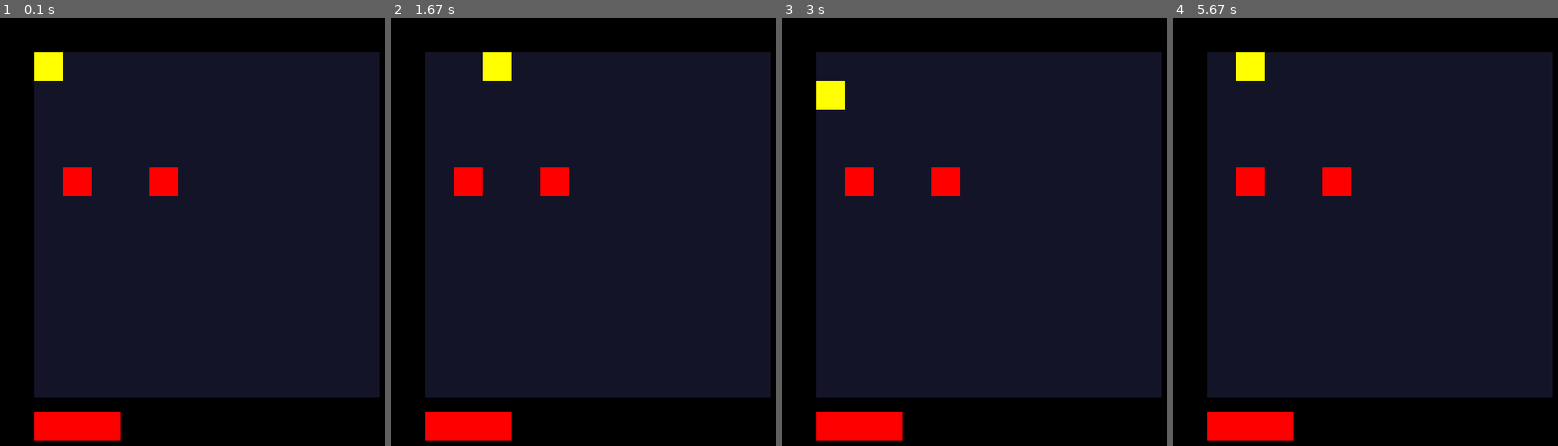
Above: before the commit, frames 1-4 (left to right).
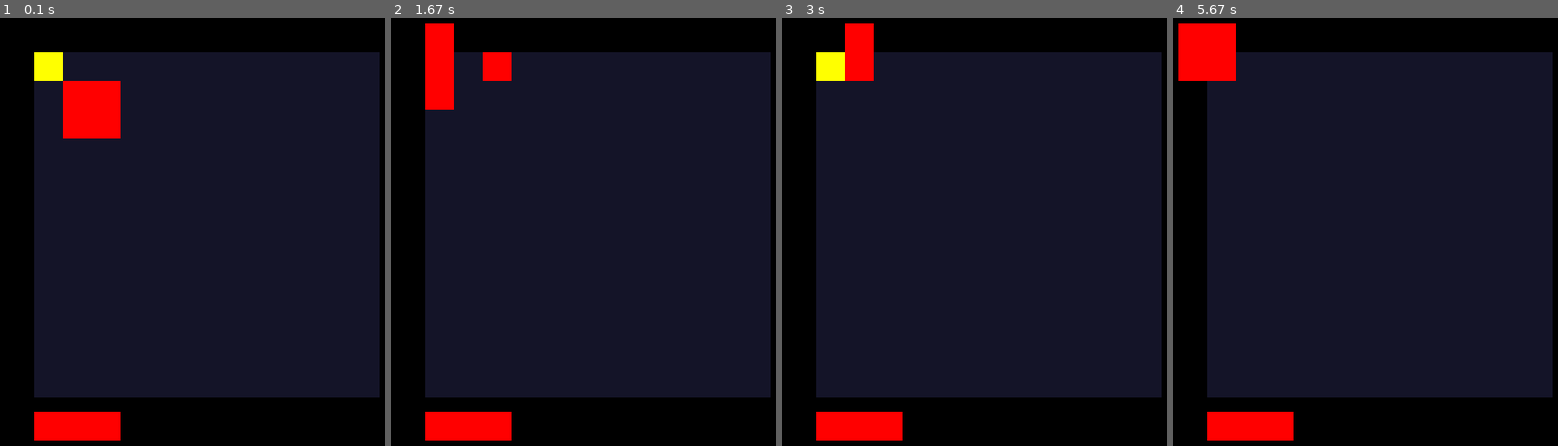
Above: after the commit, the same moments.

Repository: windingtheropes/dungeon-game
Game: pygame game, started from game.py
Two runs of this game, one before a commit and one after it. Both use one fixed random seed, a clock stepped at 60 frames per second and the inputs below.
Inputs:
- Up to frame 1 (0.1 s): no input
- Up to frame 2 (1.67 s): hold Right 0.33-0.8 s; hold Up 0.83-1.13 s; hold Right 1.17-1.63 s
- Up to frame 3 (3 s): hold Left 1.67-2.2 s; hold Down 2.23-2.53 s; tap E at 2.57 s; hold Left from 2.9 s (still down)
- Up to frame 4 (5.67 s): release Left at 3.3 s; hold Up 3.33-3.7 s; hold Right 3.73-4.37 s; tap E at 4.8 s

The runs differ from the first frame. In frame 1, 3.0% of the frame differs, in the area x 16-47%, y 14-42%; in frame 2, 3.0%; in frame 3, 3.0%; in frame 4, 3.5%, in the area x 1-47%, y 1-42%.

Commit message:
sample implementation of pathfinding

Diff:
--- a/game.py
+++ b/game.py
@@ -3,6 +3,7 @@
 import random
 from renderlib import Screen, Layer, Entity, Listener, Collision
 from vector import Vec2
+import math
 # initialize blogger for global use
 blogger.init("log/log")
 blog = blogger.blog()
@@ -23,7 +24,7 @@
         self.screens = []
 
         # Active screen management
-        self.active_screen = None;
+        self.active_screen: Screen = None;
     def start(self):
         active_screen = None
         # start render loop
@@ -41,6 +42,8 @@
                 screen._event(event)
             # render the active screen, by rendering its surface to the main screen
             game_screen.blit(self.active_screen._render(), (0,0))
+            # allow tick events
+            self.active_screen._tick()
             # refresh the screen 1/24 of a second for 24fps
             pygame.display.update()
             clock.tick(frame_rate)
@@ -81,13 +84,17 @@
 class newscreen(Screen):
     def __init__(self):
         Screen.__init__(self, pygame.Surface((512,512)))
-        # super(newscreen, self)._listen("render", self.render)
+    #     super(newscreen, self)._listen_on_interval(2,self.hi)
+    #     # super(newscreen, self)._listen("render", self.render)
+    # def hi(self):
+    #     print("hi")
 # Entity floor
 class Player(Entity):
     def __init__(self):
         Entity.__init__(self)
         self.dim = Vec2(32,32)
         super(Player, self)._listen("event", self.event)
+
     def event(self, e):
         if(e.type == pygame.KEYDOWN):
             if(e.key in [pygame.K_DOWN, pygame.K_UP, pygame.K_LEFT, pygame.K_RIGHT]):
@@ -110,16 +117,50 @@
         gpos: Vec2 = self.floor.get_global_position(self.relative_position)
         pygame.draw.rect(self.screen, (255,255,0), pygame.Rect(gpos.x, gpos.y, self.dim.x, self.dim.x))
 class Enemy(Entity):
-    def __init__(self):
+    def __init__(self, ipos:Vec2=None):
         Entity.__init__(self)
         self.collidable = True
         self.solid = True
-        self.relative_position = Vec2(32,128)
+        if(ipos):
+            self.relative_position = ipos
+        else:
+            self.relative_position = Vec2(32,128)
         self.dim = Vec2(32,32)
         self.health = 10
+
+        self._listen_on_interval(2,self.find_player)
+        self._listen_on_interval(1/2,self.move)
+        self.target:Vec2 = Vec2(0,0)
+    def find_player(self):
+        # find the player every 2 seconds
+        self.target = self.floor.player.relative_position
+    def move(self):
+        # TEST IMPLEMENTATION OF PATHFINDING, RANDOMLY MOVE BY COMPONENT
+        dir = (self.target - self.relative_position)
+
+        yx = random.randint(0,1)
+        prop_pos: Vec2 = Vec2(0,0)
+        if(yx == 0):
+            if(dir.x > 0):
+                prop_pos = self.relative_position + Vec2(self.dim.x,0)
+            else:
+                prop_pos = self.relative_position + Vec2(-1*self.dim.x,0)
+        else:
+            if(dir.y > 0):
+                prop_pos = self.relative_position + Vec2(0,self.dim.y)
+            else:
+                prop_pos = self.relative_position + Vec2(0,-1*self.dim.y)
+        # gets stuck here
+        # if(self.floor.is_legal_move(self, prop_pos)):
+        self.relative_position = prop_pos
     def _render(self):
+        self.floor: EntityFloor
+        diff = self.relative_position + (-1*(self.floor.player.relative_position))
+        # dir = -1*(diff.unit())
         # self.facing = -1 * self.floor.player.facing
-
+        # self.floor.add_entity(Projectile(self.relative_position, 1, dir, self))
+        if(self.health <= 0):
+            self.destroy()
         # if(self.floor.is_legal_move(self, self.facing)):
         #     self.relative_position = self.relative_position + self.facing
         gpos: Vec2 = self.floor.get_global_position(self.relative_position)
@@ -159,7 +200,6 @@
         self.player: Entity = None;
         self.dim: Vec2 = Vec2(384,384)
         # self.listeners = {"render": None, "event": None}
-
     # layer does not have built in functionality for handling layers within (layer 3.1), so it must be added like it is implemented in screens (layer 2)
     def _render(self):
         if(self.listeners["render"] == None):
@@ -168,7 +208,7 @@
             for e in self.entities:
                 rel_pos: Vec2 = e.relative_position
                 if(abs(rel_pos.x) > (self.dim.x) or abs(rel_pos.y) > (self.dim.y)) or e._del == True:
-                    # remove entities far away from the dimensions of the floor
+                    # remove entities far away from the dimensions of the floor, or when they're queued to be deleted
                     self.entities.remove(e)
                 else:
                     # print(e.dim.arr())
@@ -176,6 +216,8 @@
                     if(collision):
                         e._collision(collision)
                     e._render()
+                    # ensure that interval functions can run at this level
+                    e._tick()
         else:
             self.listeners["render"]()
     def _event(self, event):
@@ -243,13 +285,15 @@
             if(
                 # entity position is greater than or equal to the minimum x; to the right
                 # entity position is less than or equal to the maximum x
-                ((pos.abs().x >= t_min.x) and (pos.abs().x <= t_max.x))
+                ((pos.x >= t_min.x) and (pos.x <= t_max.x))
 
                 and
                 # entity position is greater than or equal to the minimum y; down is positive (thanks pygame :) )
                 # entity position is less than or equal to the maximum y
-                ((pos.abs().y >= t_min.y) and (pos.abs().y <= t_max.y))
+                ((pos.y >= t_min.y) and (pos.y <= t_max.y))
               ):
+                # if(isinstance(entity, Projectile) and isinstance(target, Enemy)):
+                #     print("collision")
                 return Collision(target, pos)
             else:
                # proceed to check next entity in array
@@ -285,16 +329,20 @@
 hb = Hotbar()
 p = Player()
 enemy = Enemy()
-enemy2 = Enemy()
-enemy2.relative_position = Vec2(128,128)
+# enemy2 = Enemy()
+# enemy2.relative_position = Vec2(128,128)
 ef = EntityFloor()
 # proj = Projectile([0,0], 10, Vec2(1,0))
 ns.add_layer(bd)
 ns.add_layer(ef)
 ns.add_layer(hb)
 ef.add_player(p)
-ef.add_entity(enemy)
-ef.add_entity(enemy2)
+ef.add_entity(Enemy(Vec2(32,32)))
+ef.add_entity(Enemy(Vec2(64,64)))
+ef.add_entity(Enemy(Vec2(32,64)))
+ef.add_entity(Enemy(Vec2(64,32)))
+
+# ef.add_entity(enemy2)
 # ef.add_entity(proj)
 
 g.start()
--- a/renderlib.py
+++ b/renderlib.py
@@ -54,11 +54,12 @@
     def _start(self):
         if(self.listeners["start"] != None):
             self.listeners["start"]()
-    def _tick(self, ticks):
+    def _tick(self):
         for int_fun in self.interval_listeners:
+            now = pygame.time.get_ticks()
             int_fun: IntervalFunction
-            if(ticks - int_fun.last) >= int_fun.interval:
-                int_fun.last = ticks
+            if(now - int_fun.last) >= int_fun.interval:
+                int_fun.last = now
                 int_fun.fun()
 
 # level 3 - layer, renders to a screen; renders to the screen's surface.
@@ -66,7 +67,7 @@
     def __init__(self):
         Renderer.__init__(self)
         self.screen = None
-        # super(newscreen, self)._listen("render", self.render)
+
     # overriden render function, SAME SIGNATURE; gives a variable for a surface to render to.
     def _render(self):
         if(self.listeners["render"] != None):
@@ -105,9 +106,13 @@
         self.surface.fill((0,0,0))
         if(self.listeners["render"] == None):
         # if no registered listener is present, default behaviour is to render all active layers
+            l: Layer
             for l in self.layers:
                 if l.active == True:
+                    # ensure that interval listeners can run at the screen level
+                    l._tick()
                     l._render()
+
         else:
             self.listeners["render"]()
         return self.surface
--- a/vector.py
+++ b/vector.py
@@ -23,6 +23,11 @@
             return Vec2(self.x + b.x, self.y + b.y)
         else:
             raise Exception("Cannot add Vec2 and non Vec2.")
+    def __sub__(self, b):
+        if(isinstance(b, Vec2)):
+            return Vec2(self.x - b.x, self.y - b.y)
+        else:
+            raise Exception("Cannot sub Vec2 and non Vec2.")
     def abs(self):
         return Vec2(abs(self.x), abs(self.y))
 # v = Vec2(25,5)
